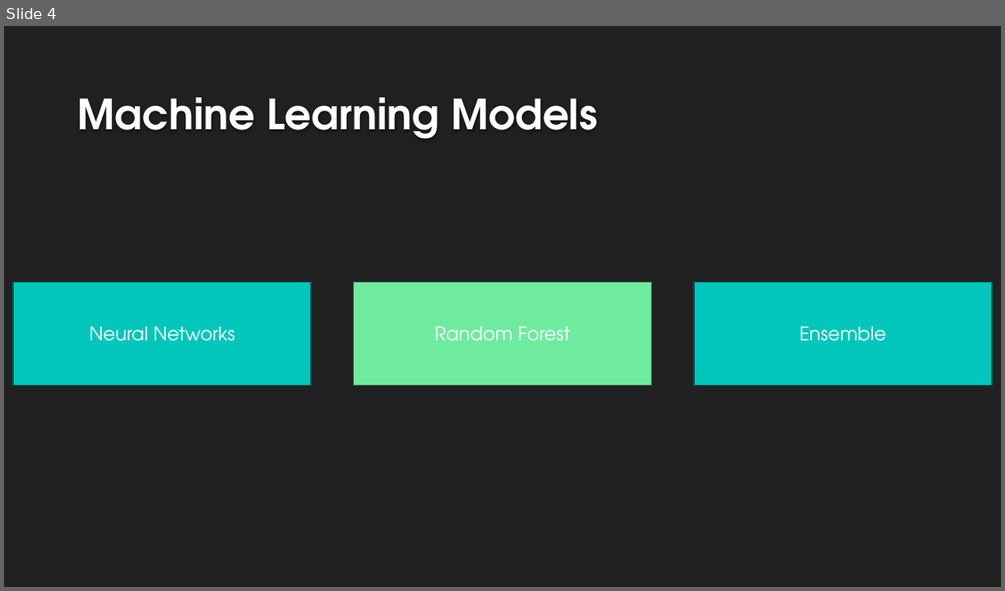
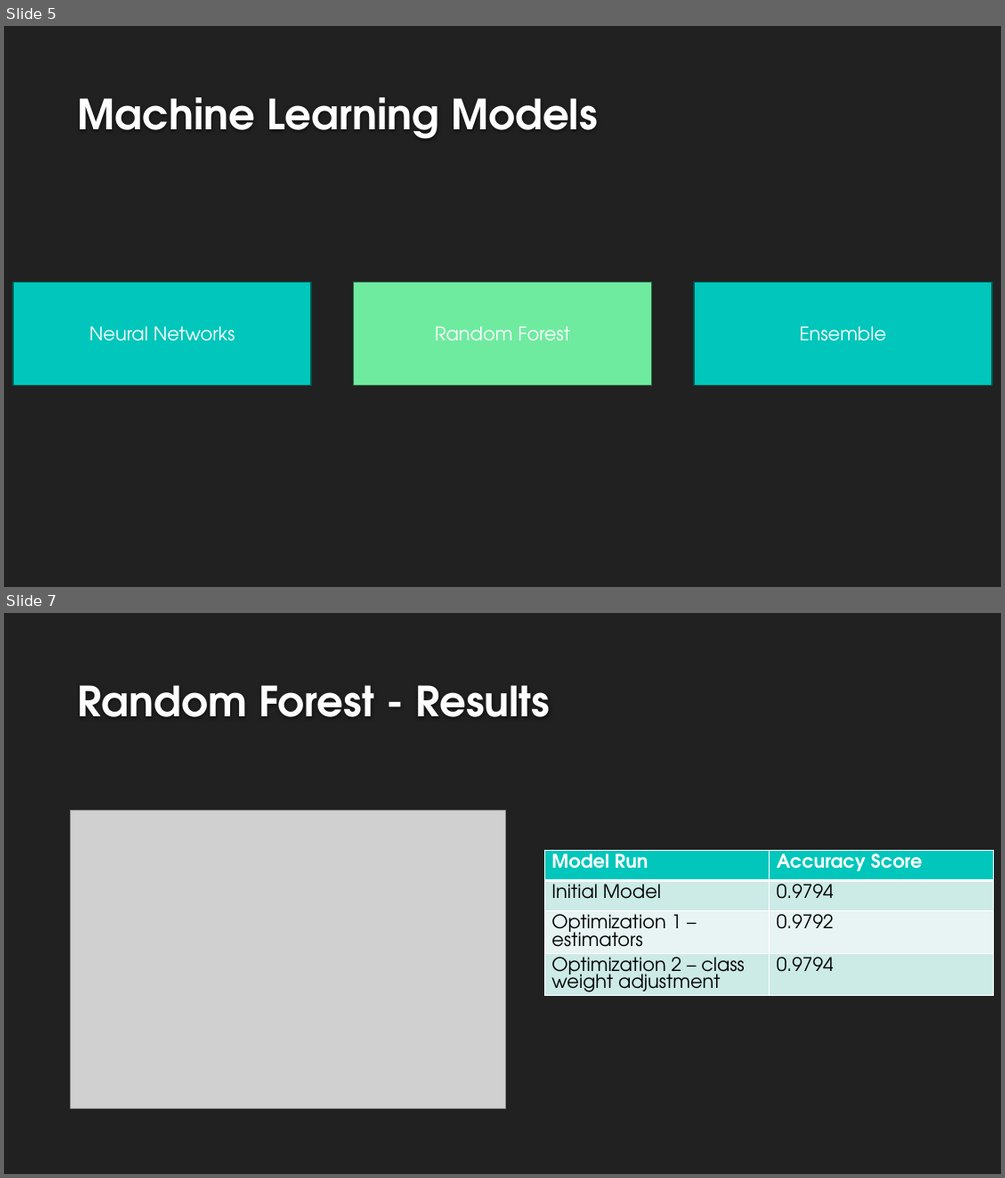
Before and after one commit to KavishNaran/Loan-risk---machine-learning, a slide deck: Credit Loan Presentation.pptx. Shown one above the other, each under a label of ours: slide 4 before the commit, slides 5 and 7 after it; the slides between them are not shown. The pictures are 1005x591 and 1005x1178 pixels, drawn with LibreOffice and Linux fonts; fonts in the diff are those of the drawing; grey boxes stand for pictures; background and template pictures are left out. Boxes give left, top, right and bottom in pixels: in the first picture for what was removed or moved away, otherwise in the second. Text is boxed around its words. In the diff, an @@ line names an element or a change of style, - is before the commit and + after.

```diff
--- a/Credit Loan Presentation.pptx
+++ b/Credit Loan Presentation.pptx
@@ slide 7 added at [4, 613, 1001, 1174], background #212121 @@
@@ title added at [78, 685, 550, 717], 40 pt, text #FEFEFE, bold @@
+Random Forest - Results
@@ picture added at [71, 811, 506, 1108] @@
@@ table added at [544, 850, 994, 1015], 4 rows, 2 columns @@
+Model Run | Accuracy Score
+Initial Model | 0.9794
+Optimization 1 – estimators | 0.9792
+Optimization 2 – class weight adjustment | 0.9794
@@ what was slide 4 is now slide 5 @@
```
Also in this commit, not shown: 3 slides changed, 6 other slides added, 6 slides removed, 1 other file.
